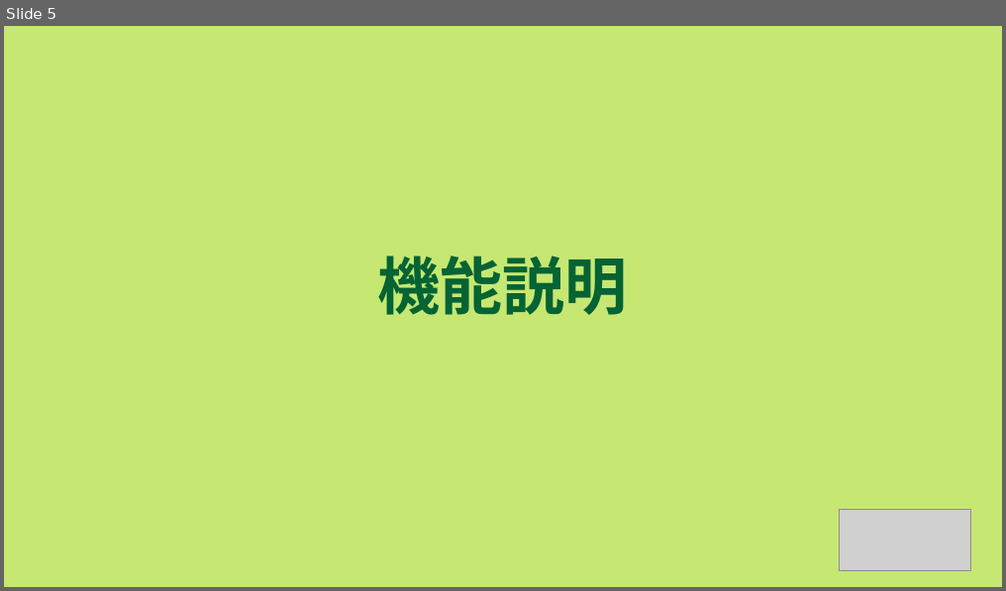
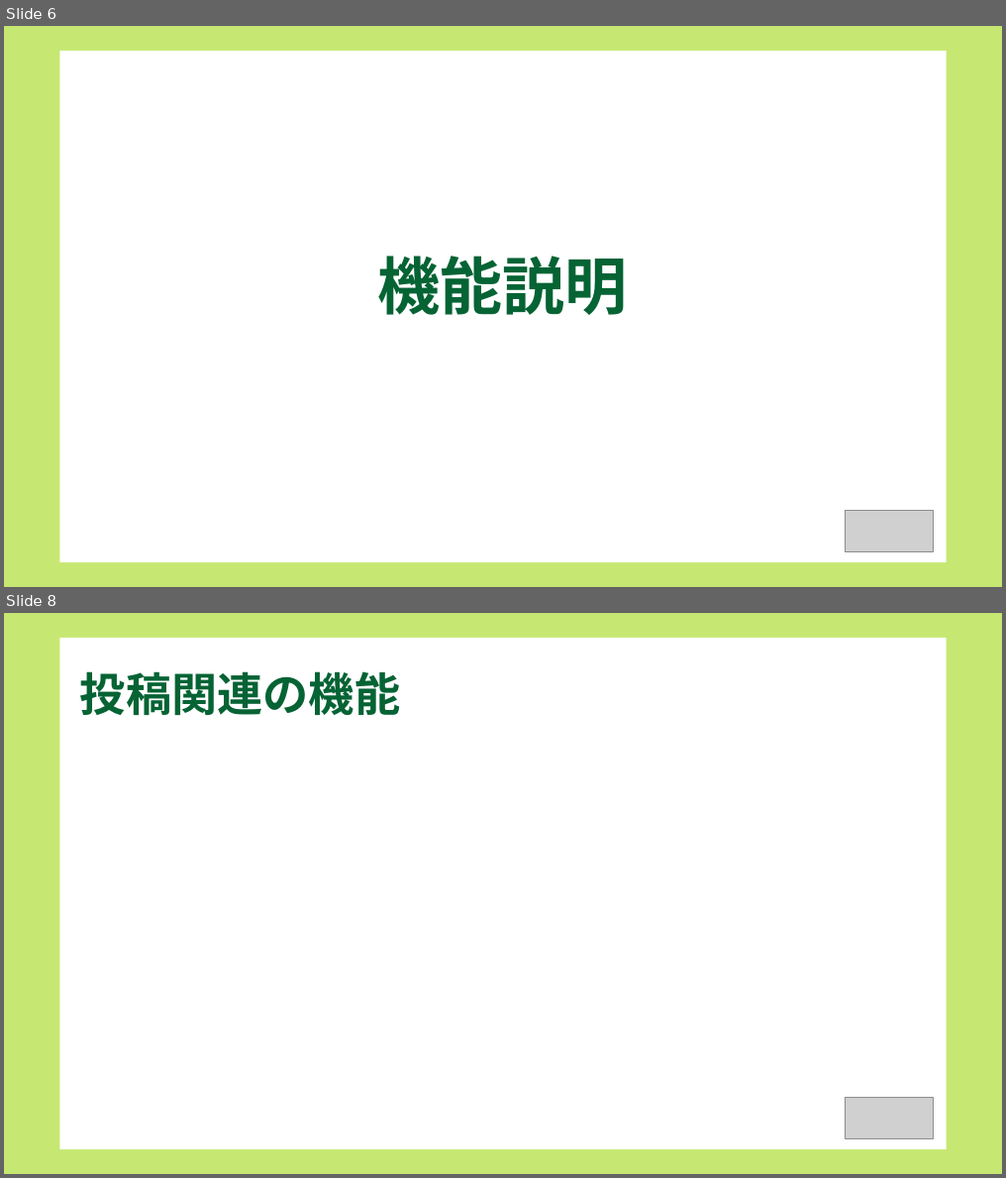
Before and after one commit to dojo2022/B-3, a slide deck: doc/B3炙りえんがわ_成果発表会資料.pptx. Shown one above the other, each under a label of ours: slide 5 before the commit, slides 6 and 8 after it; the slides between them are not shown. The pictures are 1006x591 and 1006x1178 pixels, drawn with LibreOffice and Linux fonts; fonts in the diff are those of the drawing; grey boxes stand for pictures. Boxes give left, top, right and bottom in pixels: in the first picture for what was removed or moved away, otherwise in the second. Text is boxed around its words. In the diff, an @@ line names an element or a change of style, - is before the commit and + after.

```diff
--- a/doc/B3炙りえんがわ_成果発表会資料.pptx
+++ b/doc/B3炙りえんがわ_成果発表会資料.pptx
@@ slide 8 added at <box>4,613,1002,1174</box>, background #C6E872 @@
@@ rectangle added at <box>60,638,946,1150</box>, fill #FFFFFF @@
@@ title added at <box>80,671,400,715</box>, 44 pt, text #056334, bold @@
+投稿関連の機能
@@ picture added at <box>845,1097,933,1139</box> @@
@@ what was slide 5 is now slide 6 @@
@@ slide 6 changed as well @@
@@ rectangle added at <box>60,51,946,563</box>, fill #FFFFFF @@
@@ picture: place and size @@
-picture at <box>840,509,971,571</box>
+picture at <box>845,510,933,552</box>
```
Also in this commit, not shown: 13 other slides changed, 2 other slides added, 6 slides removed.
